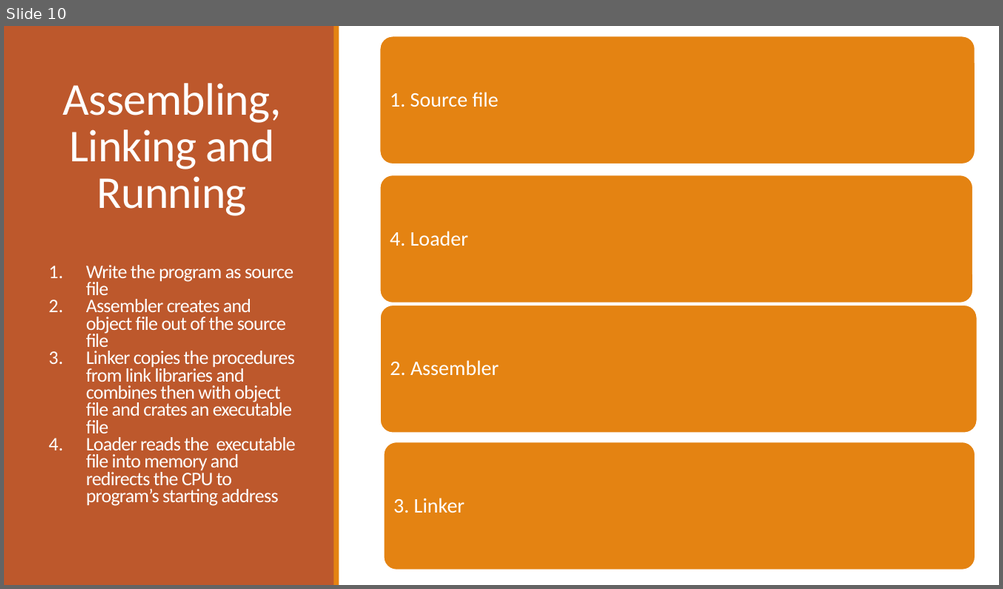
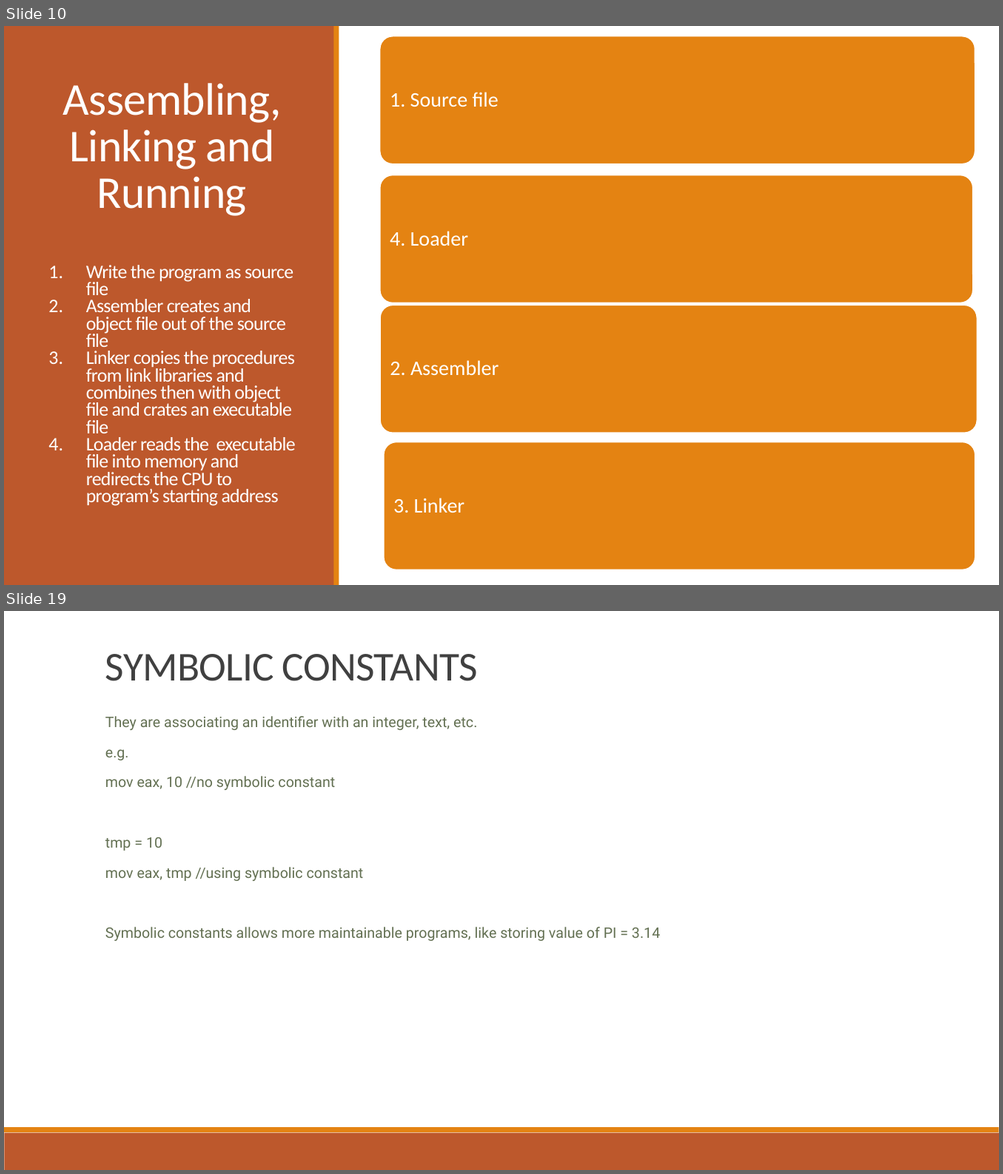
Before and after one commit to b1nch3f/Assembly-Language-Tutorials-for-Windows, a slide deck: 03 Assembly Language/Assembly Language.pptx. Shown one above the other, each under a label of ours: slide 10 before the commit, slides 10 and 19 after it; the slides between them are not shown. The pictures are 1003x589 and 1003x1174 pixels, drawn with LibreOffice and Linux fonts; fonts in the diff are those of the drawing. Boxes give left, top, right and bottom in pixels: in the first picture for what was removed or moved away, otherwise in the second. Text is boxed around its words. In the diff, an @@ line names an element or a change of style, - is before the commit and + after.

```diff
--- a/03 Assembly Language/Assembly Language.pptx
+++ b/03 Assembly Language/Assembly Language.pptx
@@ slide 19 added at (4,611,999,1170), background #FFFFFF @@
@@ title added at (105,654,478,681), 39.6 pt, text #404040 @@
+SYMBOLIC CONSTANTS
@@ subtitle added at (105,716,660,941), 14 pt, text #637052 @@
+  They are associating an identifier with an integer, text, etc.
+  e.g.
+  mov eax, 10 //no symbolic constant
+  tmp = 10
+  mov eax, tmp //using symbolic constant
+  Symbolic constants allows more maintainable programs, like storing value of PI = 3.14
@@ rectangle added at (4,1133,999,1170), fill #BD582C @@
@@ rectangle added at (4,1128,999,1133), fill #E48312 @@
```
Also in this commit, not shown: 2 slides changed, 9 other slides added.
